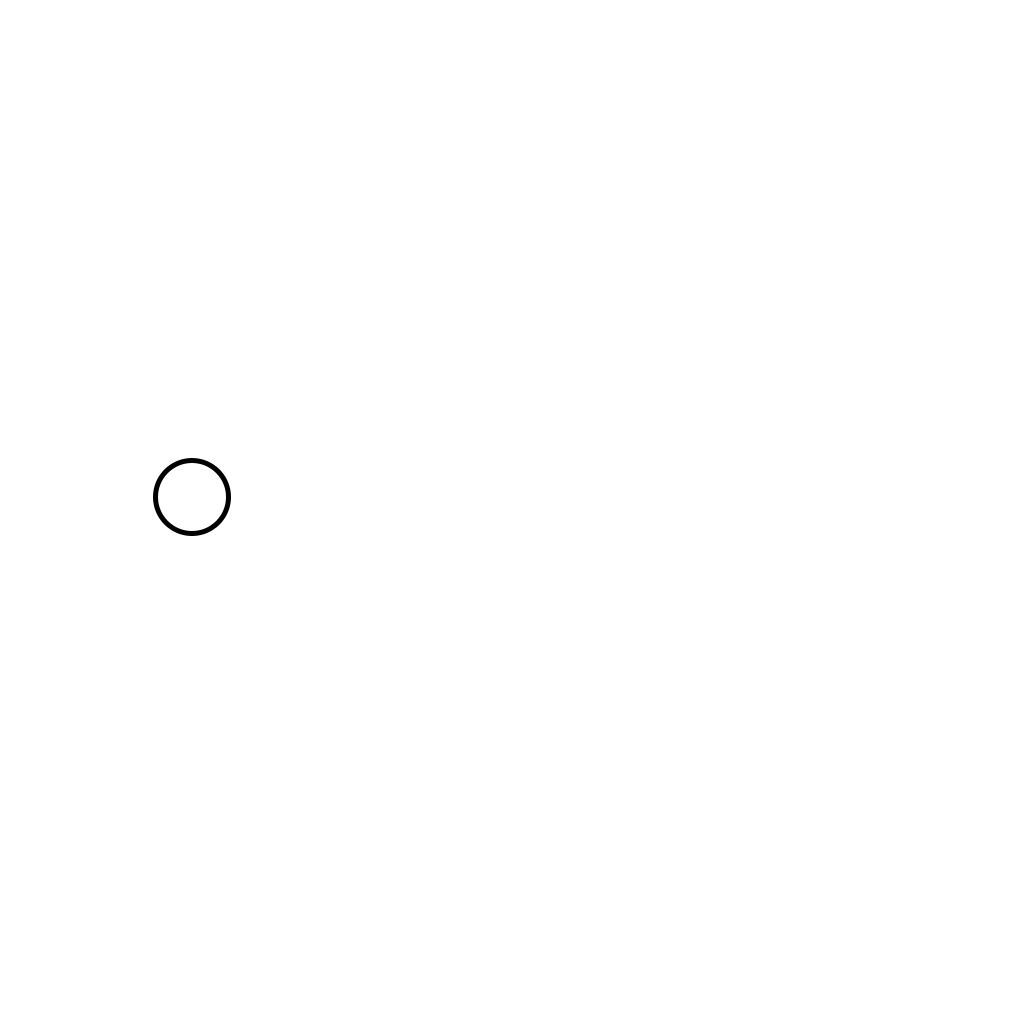
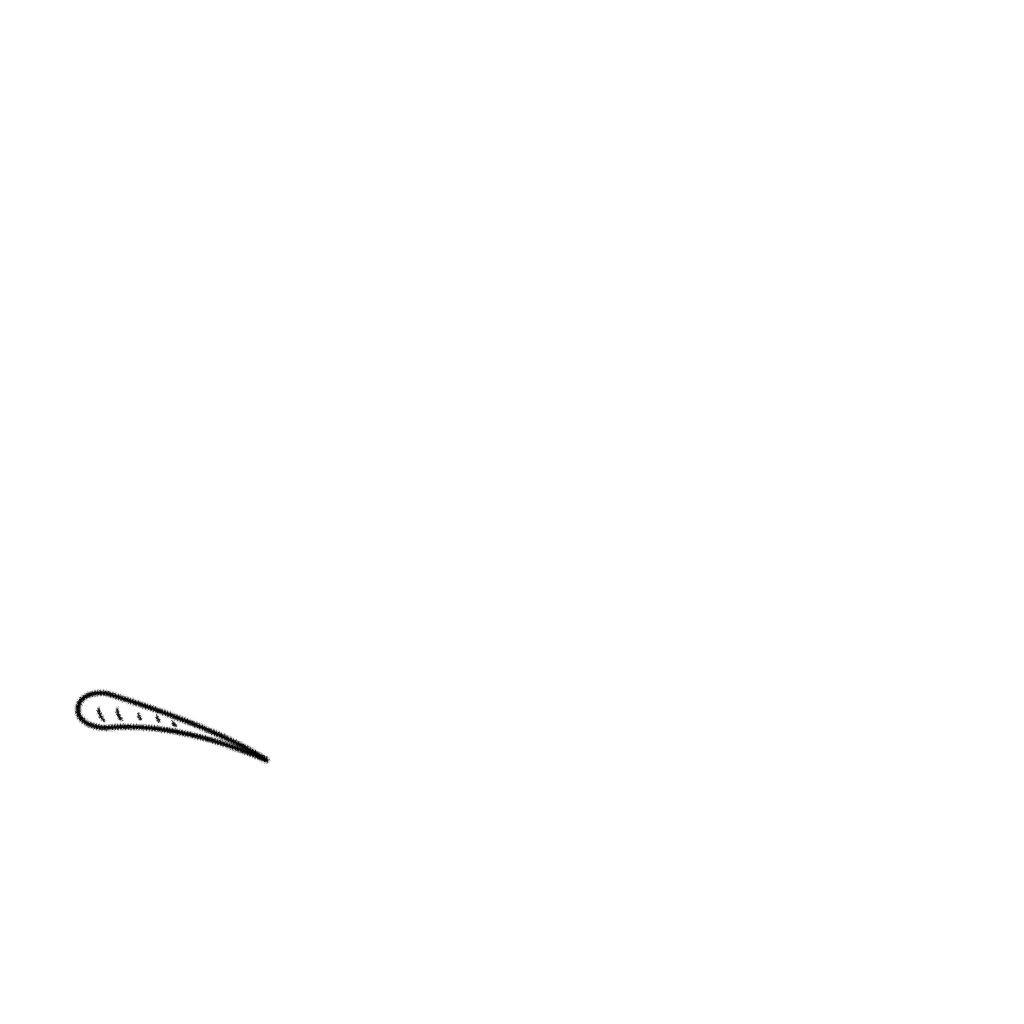
Layer changes from the first 1024x1024 image to the second:
hid group "olho_2" (2 layers) over bbox(153, 458, 231, 536)
added group "barba_1 copiar" with 2 layers above "barba3" over bbox(73, 688, 271, 765)
added layer "Camada 16" in group "barba_1 copiar" over bbox(73, 688, 271, 765)
